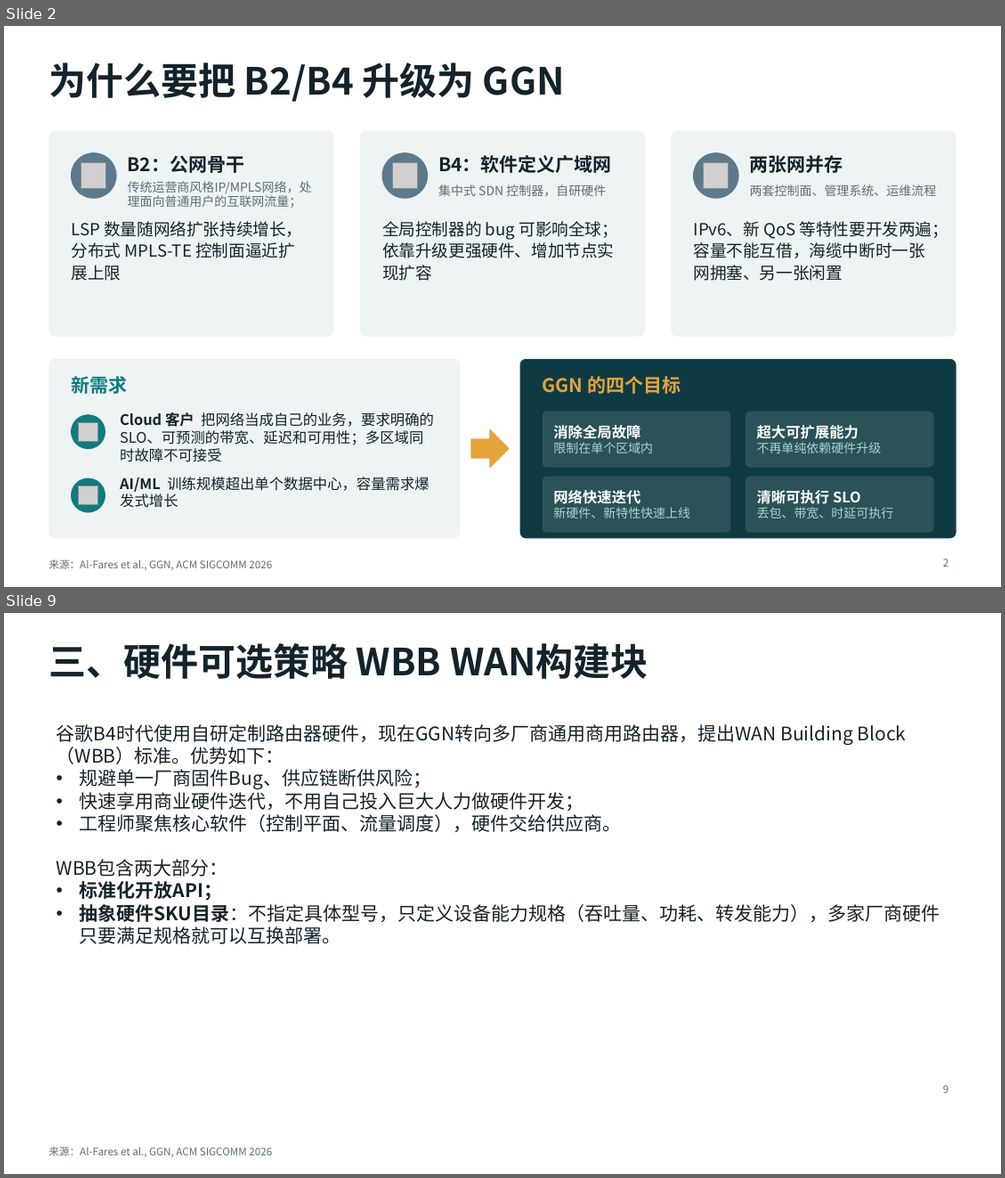
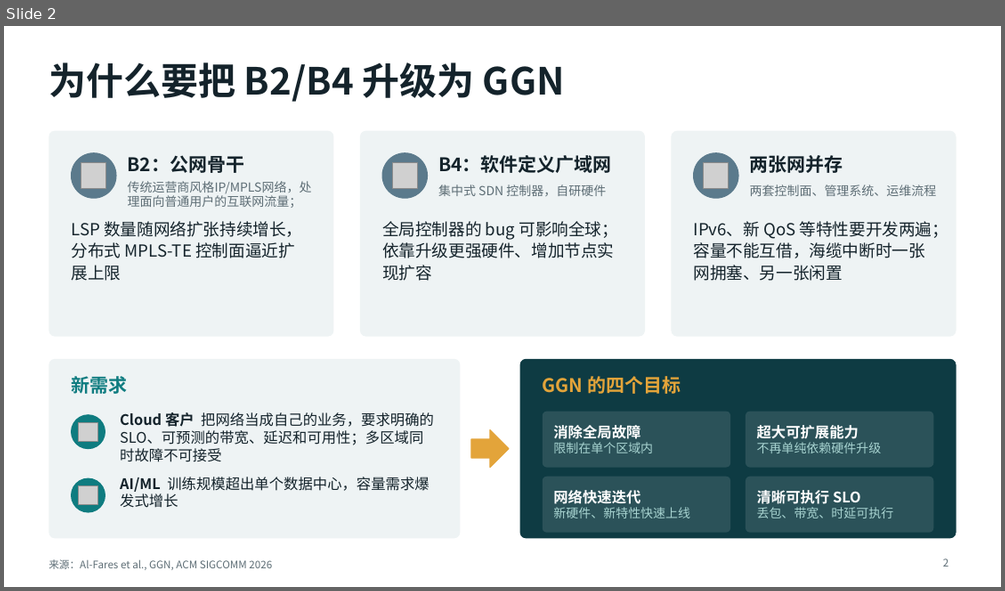
Before and after one commit to LuisXinYe/Transfer-Repo, a slide deck: GGN_解读.pptx. Shown one above the other, each under a label of ours: slides 2 and 9 before the commit, slide 2 after it; the slides between them are not shown. The pictures are 1005x1178 and 1005x591 pixels, drawn with LibreOffice and Linux fonts; fonts in the diff are those of the drawing; grey boxes stand for pictures. Boxes give left, top, right and bottom in pixels: in the first picture for what was removed or moved away, otherwise in the second. Text is boxed around its words. In the diff, an @@ line names an element or a change of style, - is before the commit and + after.

```diff
--- a/GGN_解读.pptx
+++ b/GGN_解读.pptx
@@ slide 9 removed at [4,613,1001,1174], background #FFFFFF; not listed: 1 template element that a slide beside it also shows @@
@@ title removed at [48,643,648,679] @@
-三、硬件可选策略 WBB WAN构建块
@@ text removed at [57,724,940,944] @@
-谷歌B4时代使用自研定制路由器硬件，现在GGN转向多厂商通用商用路由器，提出WAN Building Block（WBB）标准。优势如下：
-• 规避单一厂商固件Bug、供应链断供风险；
-• 快速享用商业硬件迭代，不用自己投入巨大人力做硬件开发；
-• 工程师聚焦核心软件（控制平面、流量调度），硬件交给供应商。
-WBB包含两大部分：
-• 标准化开放API；
-• 抽象硬件SKU目录：不指定具体型号，只定义设备能力规格（吞吐量、功耗、转发能力），多家厂商硬件只要满足规格就可以互换部署。
@@ page number removed at [943,1085,948,1093] @@
-9
```
Also in this commit, not shown: 4 slides changed, 8 slides added, 4 other slides removed.
